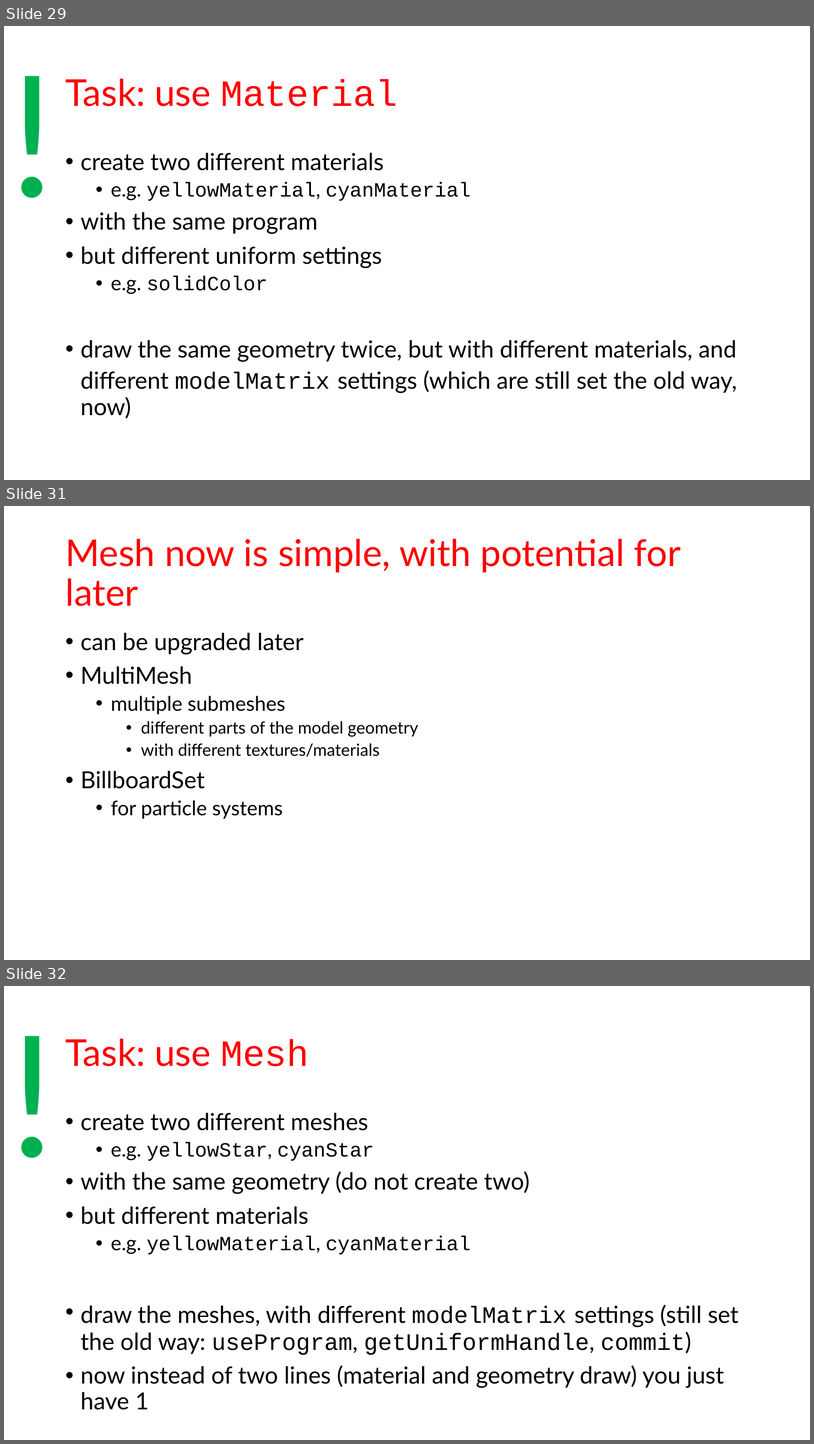
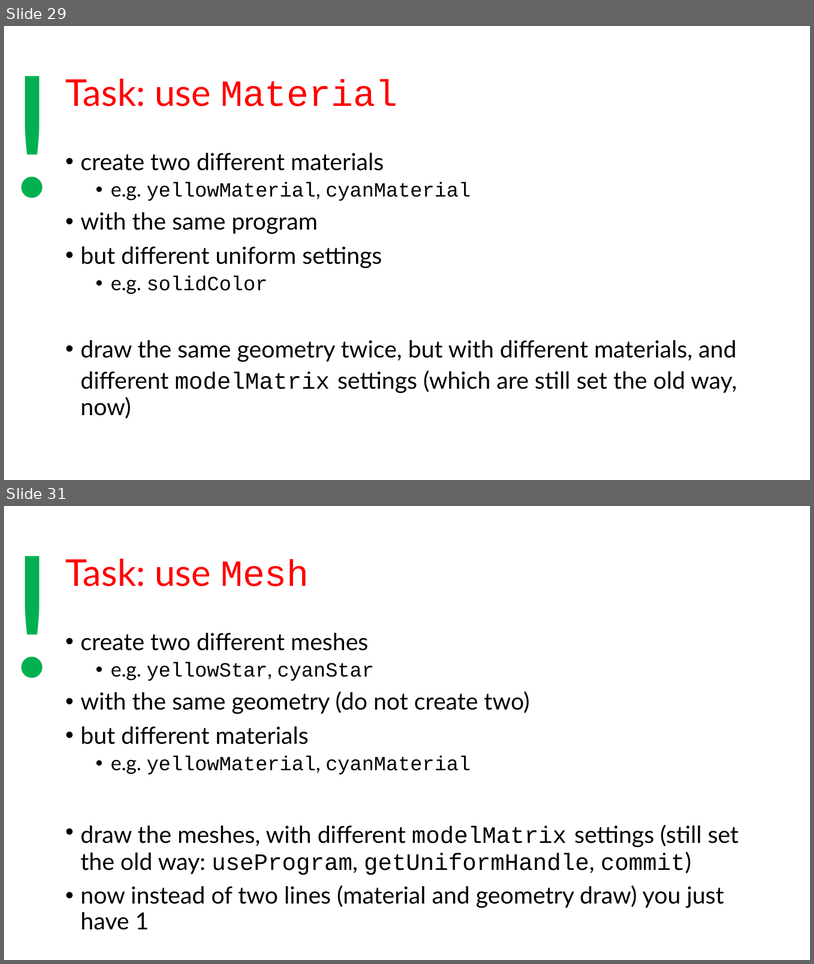
Before and after one commit to szecsi/kogfactory, a slide deck: projects/kog.020.030-gom/aitcg070 - Game Object Model.pptx. Shown one above the other, each under a label of ours: slides 29, 31 and 32 before the commit, slides 29 and 31 after it; the slides between them are not shown. The pictures are 814x1444 and 814x964 pixels, drawn with LibreOffice and Linux fonts; fonts in the diff are those of the drawing. Boxes give left, top, right and bottom in pixels: in the first picture for what was removed or moved away, otherwise in the second. Text is boxed around its words. In the diff, an @@ line names an element or a change of style, - is before the commit and + after.

```diff
--- a/projects/kog.020.030-gom/aitcg070 - Game Object Model.pptx
+++ b/projects/kog.020.030-gom/aitcg070 - Game Object Model.pptx
@@ slide 31 removed at box(4, 506, 810, 960), background #FFFFFF @@
@@ title removed at box(65, 538, 681, 606) @@
-Mesh now is simple, with potential for later
@@ text removed at box(81, 633, 419, 819) @@
-• can be upgraded later
-• MultiMesh
-  • multiple submeshes
-    • different parts of the model geometry
-    • with different textures/materials
-• BillboardSet
-  • for particle systems
@@ what was slide 32 is now slide 31 @@
```
Also in this commit, not shown: 7 slides changed, 1 other file.
